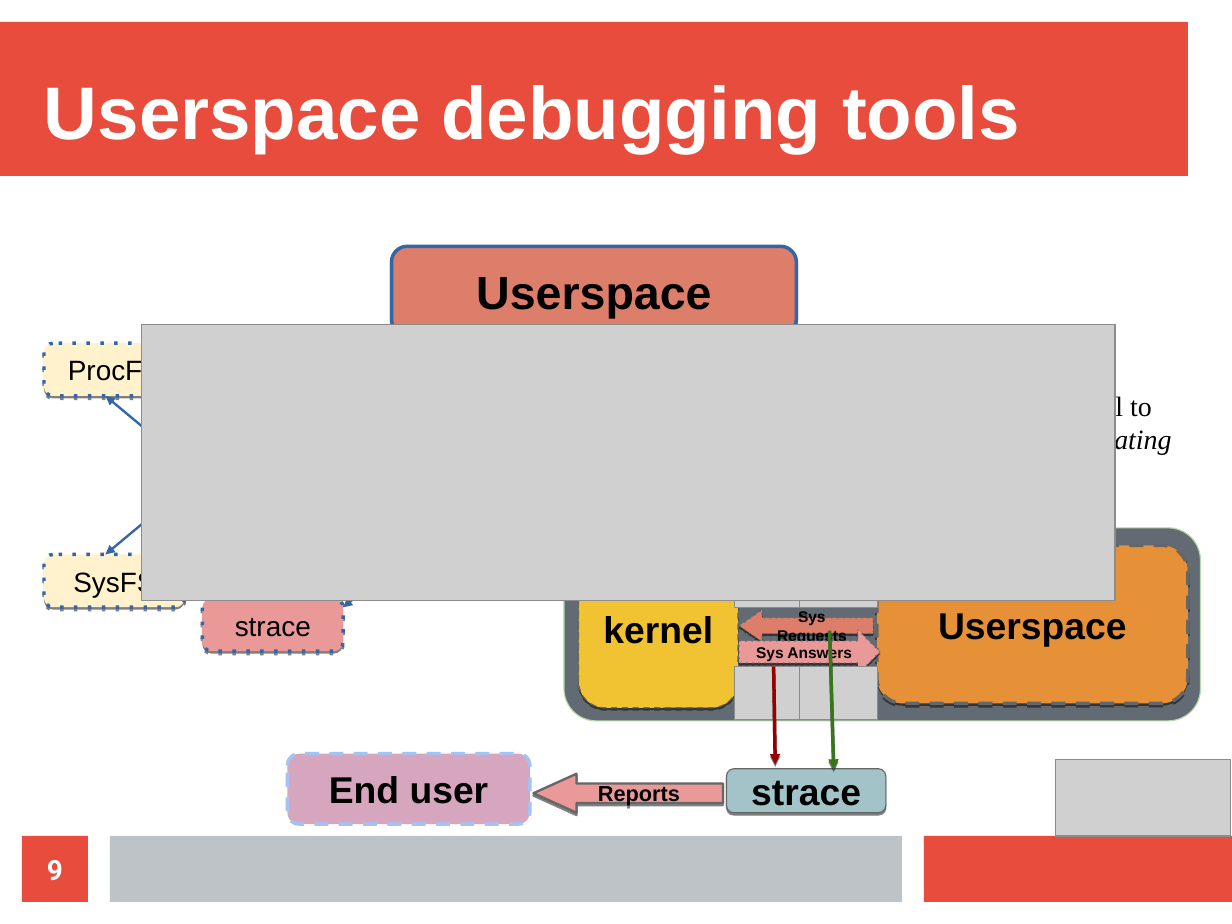
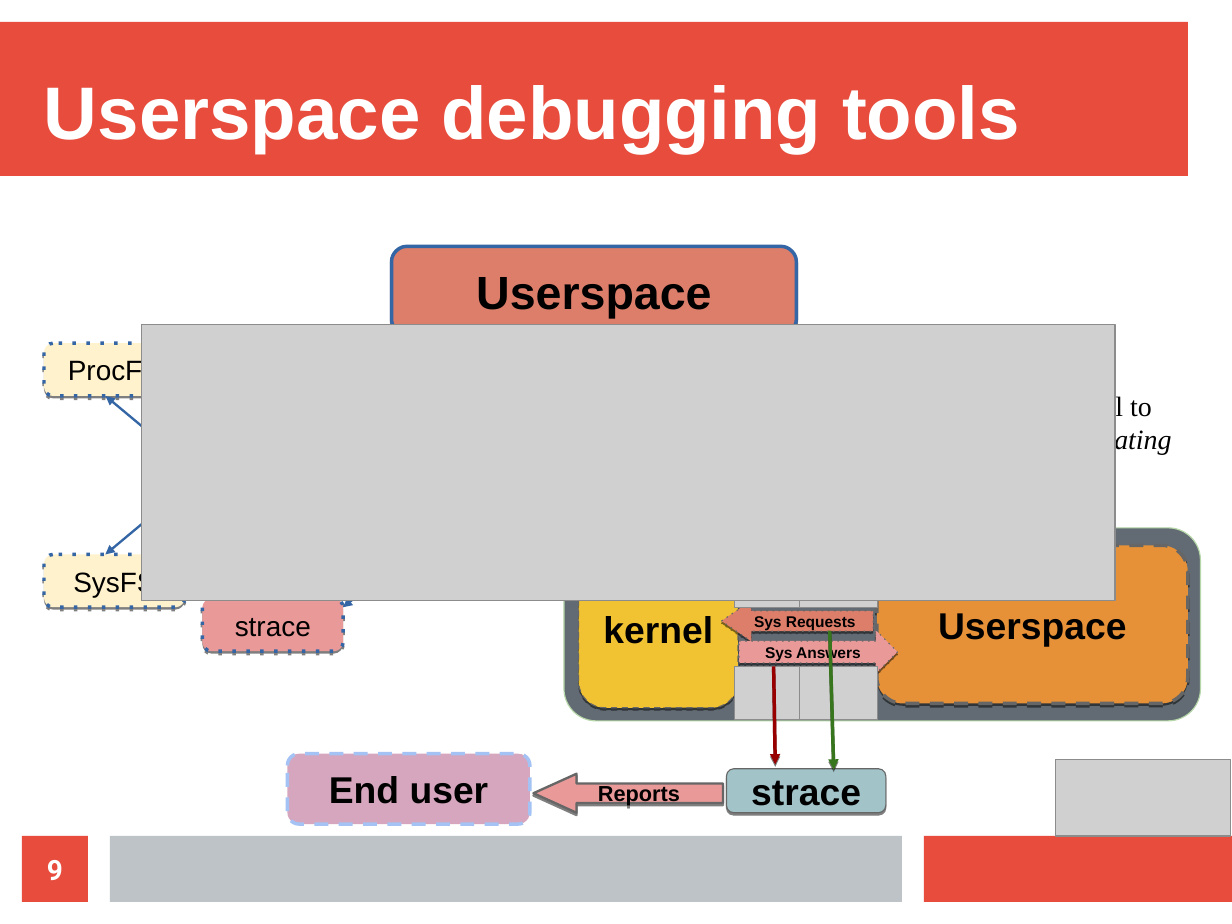
Before and after one commit to jugurthab/jugurthab.github.io, a slide deck: slide 9 of debug_linux_kernel/Final-Year-Project-Defense-Presentation/Final-Year-LSE-Presentation.odp. Drawn at 1232x924 pixels with LibreOffice and Linux fonts; fonts in the diff are those of the drawing; grey boxes stand for pictures. Boxes give left, top, right and bottom in pixels: in the first picture for what was removed or moved away, otherwise in the second. Text is boxed around its words. In the diff, an @@ line names an element or a change of style, - is before the commit and + after.

```diff
--- a/debug_linux_kernel/Final-Year-Project-Defense-Presentation/Final-Year-LSE-Presentation.odp
+++ b/debug_linux_kernel/Final-Year-Project-Defense-Presentation/Final-Year-LSE-Presentation.odp
@@ left arrow "Sys Requests": place and size @@
-left arrow "Sys Requests" at [739,610,873,642]
+left arrow "Sys Requests" at [722,600,874,642]
@@ right arrow "Sys Answers": place and size @@
-right arrow "Sys Answers" at [739,631,880,674]
+right arrow "Sys Answers" at [739,631,898,674]
```
Also in this commit, not shown: 1 other slide changed, 10 other files.
